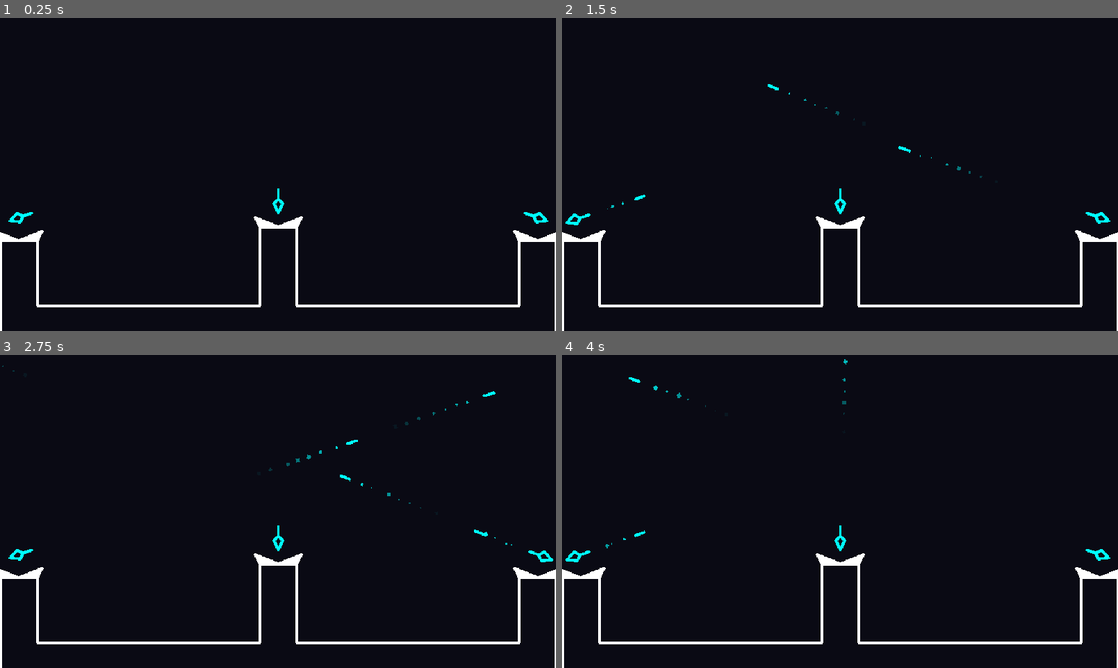
Above: before the commit, frames 1-4 (two rows, left to right).
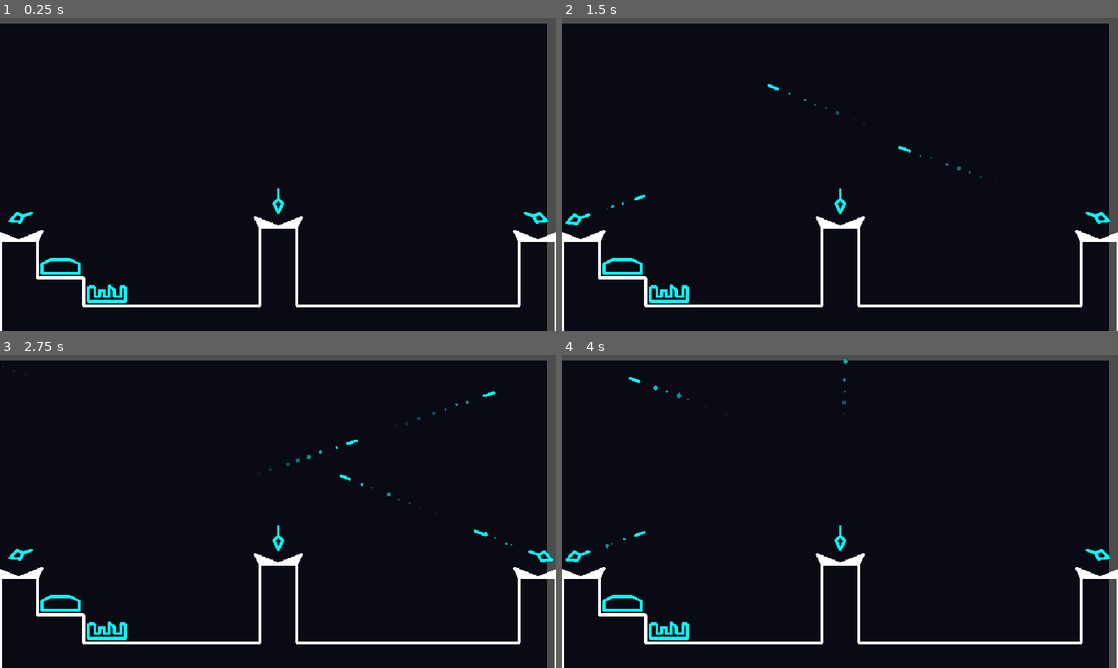
Above: after the commit, the same moments.

Repository: Paraldos/retro-stars
Game: Godot game, scene res://strato_defense/strato_defense.tscn
Same seed, same stepped clock (60 frames per second), same inputs: the game is played once before the commit and once after it.
Inputs:
- Up to frame 1 (0.25 s): no input
- Up to frame 2 (1.5 s): tap Enter at 0.5 s; hold D (right) 0.53-1.28 s; hold A (left) from 1.28 s (still down)
- Up to frame 3 (2.75 s): release A (left) at 2.03 s; hold D (right) from 2.03 s (still down)
- Up to frame 4 (4 s): release D (right) at 2.78 s; hold Up (up) 2.78-3.53 s; hold A (left) from 3.53 s (still down)

The runs differ from the first frame. In frame 1, 3.9% of the frame differs, in the area x 0-100%, y 0-100%; in frame 2, 3.9%; in frame 3, 3.9%; in frame 4, 3.9%.

Commit message:
added buildings and attack

Diff:
--- /dev/null
+++ b/strato_defense/building_template/building.gd
@@ -0,0 +1,10 @@
+extends Area2D
+
+@onready var torso_line: Line2D = %TorsoLine
+@onready var collision_polygon: CollisionPolygon2D = %CollisionPolygon
+
+func _ready() -> void:
+	torso_line.points = collision_polygon.polygon
+
+func _on_area_entered(area: Area2D) -> void:
+	queue_free()
--- /dev/null
+++ b/strato_defense/building_template/building.tscn
@@ -0,0 +1,24 @@
+[gd_scene load_steps=2 format=3 uid="uid://df7tv1bfy8slc"]
+
+[ext_resource type="Script" uid="uid://dxu7121sbjpfj" path="res://strato_defense/building_template/building.gd" id="1_erv7f"]
+
+[node name="Building" type="Area2D"]
+modulate = Color(0, 1, 1, 1)
+collision_layer = 16
+collision_mask = 16
+script = ExtResource("1_erv7f")
+
+[node name="CollisionPolygon" type="CollisionPolygon2D" parent="."]
+unique_name_in_owner = true
+polygon = PackedVector2Array(-32, -32, 32, -32, 32, 32, -32, 32)
+
+[node name="TorsoLine" type="Line2D" parent="."]
+unique_name_in_owner = true
+points = PackedVector2Array(-32, -32, 32, -32, 32, 32, -32, 32)
+closed = true
+width = 5.0
+joint_mode = 2
+begin_cap_mode = 2
+end_cap_mode = 2
+
+[connection signal="area_entered" from="." to="." method="_on_area_entered"]
--- a/strato_defense/building_template/building_template.tscn
+++ /dev/null
@@ -1,8 +0,0 @@
-[gd_scene format=3 uid="uid://df7tv1bfy8slc"]
-
-[node name="BuildingTemplate" type="Node2D"]
-modulate = Color(0, 1, 1, 1)
-
-[node name="Line2D" type="Line2D" parent="."]
-points = PackedVector2Array(-32, -32, 32, -32, 32, 32, -32, 32)
-closed = true
--- a/strato_defense/enemies/enemy_template.gd
+++ b/strato_defense/enemies/enemy_template.gd
@@ -3,6 +3,8 @@
 @onready var attack: RayCast2D = %Attack
 @onready var attack_line: Line2D = %AttackLine
 @onready var attack_particles: CPUParticles2D = %AttackParticles
+@onready var attack_shape: CollisionShape2D = %AttackShape
+
 var speed = 300
 var left_border = -128
 var right_border = 1088
@@ -25,12 +27,14 @@
 		global_position.x = right_border
 
 func _move():
-	if row >= 3: queue_free()
-	row += 1
-	attack.visible = row == 3
-	_adjust_position()
-	await _tween_position_x(_get_target_pos())
-	_move()
+	if row >= 3:
+		queue_free()
+	else:
+		row += 1
+		attack.visible = row >= 3
+		_adjust_position()
+		await _tween_position_x(_get_target_pos())
+		_move()
 
 func _adjust_position():
 	global_position.y = row * row_height
@@ -54,7 +58,8 @@
 	return
 
 func _physics_process(delta: float) -> void:
-	_adjust_attack_hight()
+	if attack && attack.visible:
+		_adjust_attack_hight()
 
 func _adjust_attack_hight():
 	if row != 3: return
@@ -62,7 +67,11 @@
 		var collision_point = attack.get_collision_point()
 		collision_point = to_local(collision_point)
 		attack_line.points[1].y = collision_point.y +10
+		attack_shape.shape.b.y = collision_point.y +10
 		attack_particles.position = attack_line.points[1] + Vector2(0, 10)
 
 func _on_hitbox_area_entered(area: Area2D) -> void:
 	queue_free()
+
+func _on_attacke_area_area_entered(area: Area2D) -> void:
+	attack.queue_free()
--- a/strato_defense/enemies/enemy_template.tscn
+++ b/strato_defense/enemies/enemy_template.tscn
@@ -67,6 +67,9 @@
 [sub_resource type="Gradient" id="Gradient_gqb1k"]
 colors = PackedColorArray(1, 1, 1, 1, 1, 1, 1, 0)
 
+[sub_resource type="SegmentShape2D" id="SegmentShape2D_gqb1k"]
+b = Vector2(0, 36.9882)
+
 [sub_resource type="RectangleShape2D" id="RectangleShape2D_vlw50"]
 size = Vector2(46, 20)
 
@@ -112,6 +115,15 @@
 scale_amount_max = 12.0
 color_ramp = SubResource("Gradient_gqb1k")
 
+[node name="AttackeArea" type="Area2D" parent="Attack"]
+collision_layer = 16
+collision_mask = 16
+
+[node name="AttackShape" type="CollisionShape2D" parent="Attack/AttackeArea"]
+unique_name_in_owner = true
+position = Vector2(0, -2.17578)
+shape = SubResource("SegmentShape2D_gqb1k")
+
 [node name="Body" type="Line2D" parent="."]
 position = Vector2(-8, 0)
 points = PackedVector2Array(32, 0, 0, -8, -8, 0, 0, 8)
@@ -124,9 +136,11 @@
 [node name="Hitbox" type="Area2D" parent="."]
 collision_layer = 0
 collision_mask = 8
+metadata/_edit_lock_ = true
 
 [node name="CollisionShape2D" type="CollisionShape2D" parent="Hitbox"]
 position = Vector2(4, 0)
 shape = SubResource("RectangleShape2D_vlw50")
 
+[connection signal="area_entered" from="Attack/AttackeArea" to="." method="_on_attacke_area_area_entered"]
 [connection signal="area_entered" from="Hitbox" to="." method="_on_hitbox_area_entered"]
--- a/strato_defense/strato_defense.tscn
+++ b/strato_defense/strato_defense.tscn
@@ -1,8 +1,9 @@
-[gd_scene load_steps=4 format=3 uid="uid://dqh3pydl6x7xg"]
+[gd_scene load_steps=5 format=3 uid="uid://dqh3pydl6x7xg"]
 
 [ext_resource type="PackedScene" uid="uid://d2rnxi0f7fa63" path="res://strato_defense/gun/main_gun.tscn" id="1_5khlk"]
 [ext_resource type="Script" uid="uid://bwanfcewuyagy" path="res://strato_defense/strato_defense.gd" id="1_mwui4"]
 [ext_resource type="PackedScene" uid="uid://8gcq6h5iy6pp" path="res://strato_defense/level/level.tscn" id="2_yah1x"]
+[ext_resource type="PackedScene" uid="uid://df7tv1bfy8slc" path="res://strato_defense/building_template/building.tscn" id="4_7cwcl"]
 
 [node name="StratoDefense" type="CanvasLayer"]
 script = ExtResource("1_mwui4")
@@ -11,12 +12,19 @@
 anchors_preset = 15
 anchor_right = 1.0
 anchor_bottom = 1.0
+offset_left = -16.0
+offset_top = 8.0
+offset_right = -16.0
+offset_bottom = 8.0
 grow_horizontal = 2
 grow_vertical = 2
 color = Color(0.0392157, 0.0392157, 0.0784314, 1)
 
 [node name="Level" parent="." instance=ExtResource("2_yah1x")]
 position = Vector2(0, 48)
+
+[node name="CollisionPolygon2D" parent="Level" index="0"]
+polygon = PackedVector2Array(0, 336, 64, 336, 64, 400, 144, 400, 144, 448, 448, 448, 448, 312, 512, 312, 512, 448, 896, 448, 896, 336, 960, 336, 960, 496, 0, 496)
 
 [node name="AttackTimer" type="Timer" parent="."]
 unique_name_in_owner = true
@@ -43,6 +51,30 @@
 
 [node name="EnemiesContainer" type="Node2D" parent="."]
 unique_name_in_owner = true
+metadata/_edit_lock_ = true
+
+[node name="Buildings" type="Node2D" parent="."]
+metadata/_edit_lock_ = true
+
+[node name="Building" parent="Buildings" instance=ExtResource("4_7cwcl")]
+position = Vector2(104, 408)
+
+[node name="CollisionPolygon" parent="Buildings/Building" index="0"]
+position = Vector2(0, 8)
+polygon = PackedVector2Array(-32, 16, -16, 8, 16, 8, 32, 16, 32, 32, -32, 32)
+
+[node name="TorsoLine" parent="Buildings/Building" index="1"]
+points = PackedVector2Array()
+
+[node name="Building2" parent="Buildings" instance=ExtResource("4_7cwcl")]
+position = Vector2(184, 456)
+
+[node name="CollisionPolygon" parent="Buildings/Building2" index="0"]
+position = Vector2(0, 8)
+polygon = PackedVector2Array(-32, 8, -21, 8, -21, 24, -13, 24, -13, 14, -5, 14, -5, 24, 4, 24, 4, 6, 13, 13, 13, 24, 24, 24, 24, 8, 32, 8, 32, 32, -32, 32)
+
+[node name="TorsoLine" parent="Buildings/Building2" index="1"]
+points = PackedVector2Array()
 
 [node name="SpawnTimer" type="Timer" parent="."]
 unique_name_in_owner = true
@@ -52,3 +84,5 @@
 [connection signal="timeout" from="SpawnTimer" to="." method="_on_spawn_timer_timeout"]
 
 [editable path="Level"]
+[editable path="Buildings/Building"]
+[editable path="Buildings/Building2"]
Not shown, added: strato_defense/building_template/building.gd.uid
Not shown: 1 places in strato_defense/enemies/enemy_template.tscn that only renumber resources
